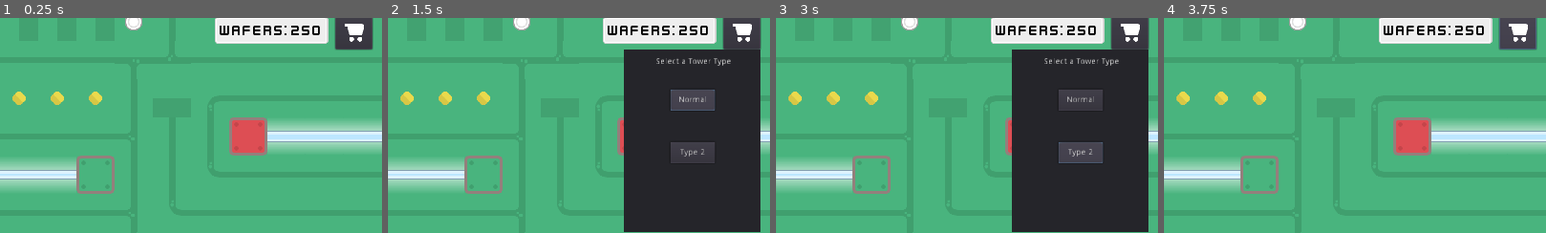
Above: before the commit, frames 1-4 (left to right).
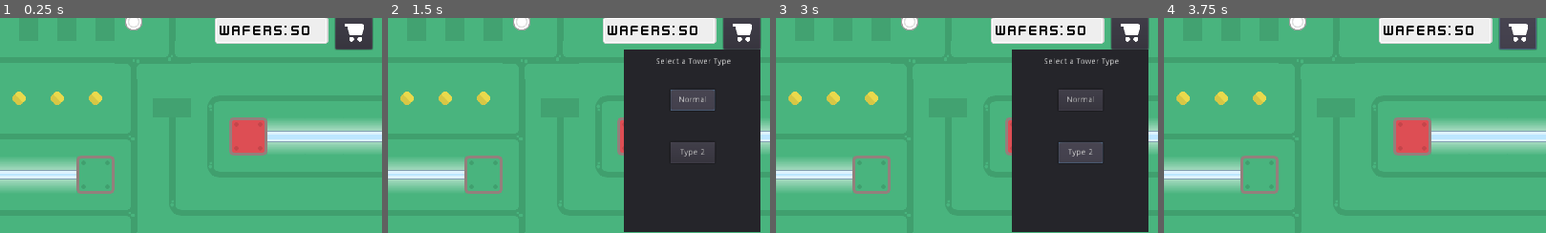
Above: after the commit, the same moments.

Repository: njrobbins/cache-command
Game: Godot game, scene res://Scenes/TowerDefenseGame.tscn
Two runs of this game, one before a commit and one after it. Both use one fixed random seed, a clock stepped at 60 frames per second and the inputs below. This scene is started directly instead of the project's main scene. Sound files missing from this copy of the repository are replaced by a short silence.
Inputs (mouse positions are % of the whole screen's width and height, from its top left):
- Up to frame 1 (0.25 s): no input
- Up to frame 2 (1.5 s): click (96, 7) at 0.5 s; click "Normal" at 1.25 s
- Up to frame 3 (3 s): click "Normal" at 2 s; click "Type 2" at 2.75 s
- Up to frame 4 (3.75 s): click (96, 7) at 3.5 s
The pictures show only the part of the screen within x 50-100%, y 4-54%; the shares and areas given below are measured in that part.

The runs differ from the first frame. In frame 1, 0.1% of the frame differs, in the area x 76-84%, y 3-8%; in frame 2, 0.1%; in frame 3, 0.1%; in frame 4, 0.1%.

Commit message:
Tower positions saved

Diff:
--- a/Scripts/Settings.gd
+++ b/Scripts/Settings.gd
@@ -1,7 +1,9 @@
 extends Node
 
 
-var cash = 250
+var cash = 50
 var drones_destroyed = 0
-
+var level = 1
 var tower_type_selected = "normal"
+var tower_positions = []
+var current_towers_info = []
--- a/Scripts/Shot.gd
+++ b/Scripts/Shot.gd
@@ -6,6 +6,7 @@
 var timerStarted = false
 var target = null
 var owner_tower = null
+var sentBy
 
 func _physics_process(delta):
 	if target.get_ref():
--- a/Scripts/Tower.gd
+++ b/Scripts/Tower.gd
@@ -31,6 +31,16 @@
 	$ShootTimer.set_wait_time(1.0 / shoot_rate)
 	$UpgradePanel/RangeLabel.text = str(RADIUS)
 	$UpgradePanel/SpeedLabel.text = str(shoot_rate)
+	$UpgradePanel/DronesDestroyed.text = "Destroyed: " + str(enemies_destroyed)
+
+func recreate(var t):
+	position = t["position"]
+	RADIUS = t["radius"]
+	shoot_rate = t["shootRate"]
+	type = t["type"]
+	enemies_destroyed = t["destroyed"]
+
+	init(RADIUS, shoot_rate)
 
 func _physics_process(_delta):
 	if !current_target:
--- a/Scripts/TowerDefenseGame.gd
+++ b/Scripts/TowerDefenseGame.gd
@@ -7,10 +7,10 @@
 var scene
 var tilemap
 
+var current_towers = []
 var base_hp = 5
 var mob = load("res://Scenes/Drone.tscn")
 var mobs_left = 0
-var occupied = []
 var tower = load("res://Scenes/Tower.tscn")
 var wave = 0
 var wave_mobs = [5, 5, 5, 5, 5]
@@ -26,23 +26,32 @@
 	for i in wave_mobs:
 		total_drones += i
 
+	for tow in Settings.current_towers_info:
+		instance = tower.instance()
+		add_child(instance)
+		instance.recreate(tow)
+		current_towers.push_back(instance)
 
 func _input(event):
 	$CashLabel.text = str(Settings.cash)
 	if event is InputEventMouseButton and event.pressed:
 		var m_position = get_global_mouse_position()
-		cell_position = Vector2(floor(m_position.x / cell_size.x), floor(m_position.y / cell_size.y))
-		cell_id = tilemap.get_cellv(cell_position)
-		if cell_id != -1:
-#			var tile_name = tilemap.tile_set.tile_get_name(cell_id)
-			var tower_pos = Vector2(cell_position.x * cell_size.x , cell_position.y * cell_size.y)
-			if occupied.count(tower_pos) == 0 and Settings.cash >= 25:
-				Settings.cash -= 25
-				occupied.push_back(tower_pos)
-				instance = tower.instance()
-				instance.init()
-				add_child(instance)
-				instance.position = tower_pos
+		placeTower(m_position)
+
+func placeTower(var pos):
+	cell_position = Vector2(floor(pos.x / cell_size.x), floor(pos.y / cell_size.y))
+	cell_id = tilemap.get_cellv(cell_position)
+	if cell_id != -1:
+		var tower_pos = Vector2(cell_position.x * cell_size.x , cell_position.y * cell_size.y)
+		if Settings.tower_positions.count(tower_pos) == 0 and Settings.cash >= 25:
+			Settings.cash -= 25
+			Settings.tower_positions.push_back(tower_pos)
+			instance = tower.instance()
+			instance.init()
+			add_child(instance)
+			instance.position = tower_pos
+			current_towers.push_back(instance)
+
 
 func _on_PauseButton_pressed():
 	$MenuButtonAudio.play()
@@ -53,7 +62,21 @@
 	Settings.cash += cash
 	$CashLabel.text = str(Settings.cash)
 	if Settings.drones_destroyed == total_drones:
+		saveTowers()
 		var _scene = get_tree().change_scene("res://Scenes/LevelComplete.tscn")
+
+func saveTowers():
+	var t = []
+	for tower in current_towers:
+		var d = {
+			"position": tower.position,
+			"radius": tower.RADIUS,
+			"shootRate": tower.shoot_rate,
+			"type": tower.type,
+			"destroyed": tower.enemies_destroyed,
+		}
+		t.push_back(d)
+	Settings.current_towers_info = t
 
 
 func base_hit():
@@ -89,6 +112,5 @@
 			$WaveTimer.start()
 
 
-
 func _on_TowerShopButton_pressed():
 	$TowerShop.visible = !$TowerShop.visible
--- a/Scripts/TowerShop.gd
+++ b/Scripts/TowerShop.gd
@@ -1,6 +1,4 @@
 extends Control
-
-
 
 func _on_NormalType_pressed():
 	Settings.tower_type_selected = "normal"
